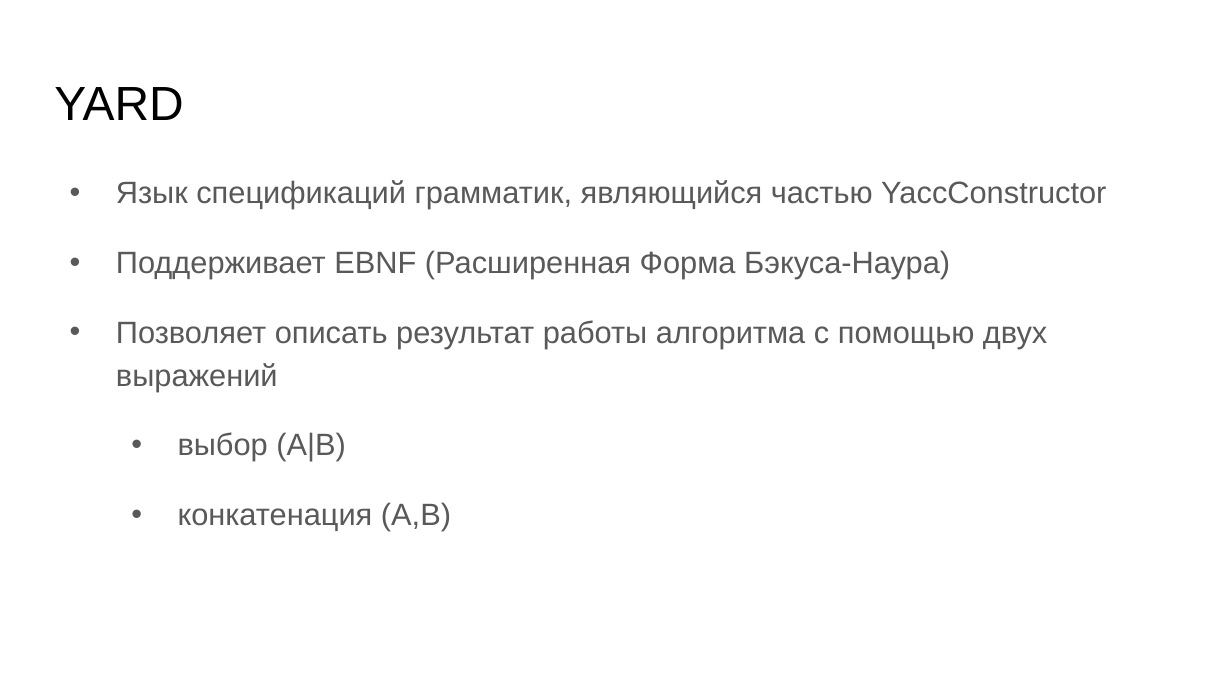
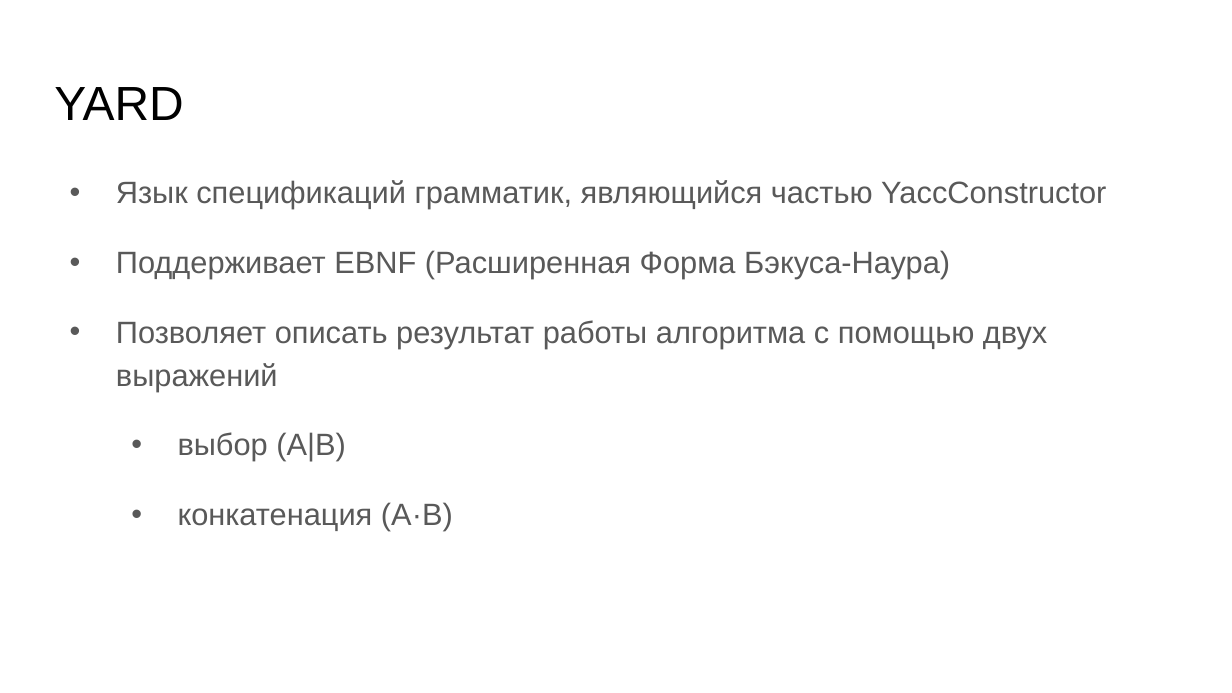
Before and after one commit to YaccConstructor/articles, a slide deck: slide 7 of 2017/diploma/ZinovyevaAnna/slides/slides.pptx. Drawn at 1232x693 pixels with LibreOffice and Linux fonts; fonts in the diff are those of the drawing. Boxes give left, top, right and bottom in pixels: in the first picture for what was removed or moved away, otherwise in the second. Text is boxed around its words. In the diff, an @@ line names an element or a change of style, - is before the commit and + after.

```diff
--- a/2017/diploma/ZinovyevaAnna/slides/slides.pptx
+++ b/2017/diploma/ZinovyevaAnna/slides/slides.pptx
@@ text at [178, 502, 453, 531]: text changed @@
-  • конкатенация (A,B)
+  • конкатенация (A·B)
```
Also in this commit, not shown: 8 other slides changed, 2 slides added, 3 other files.
